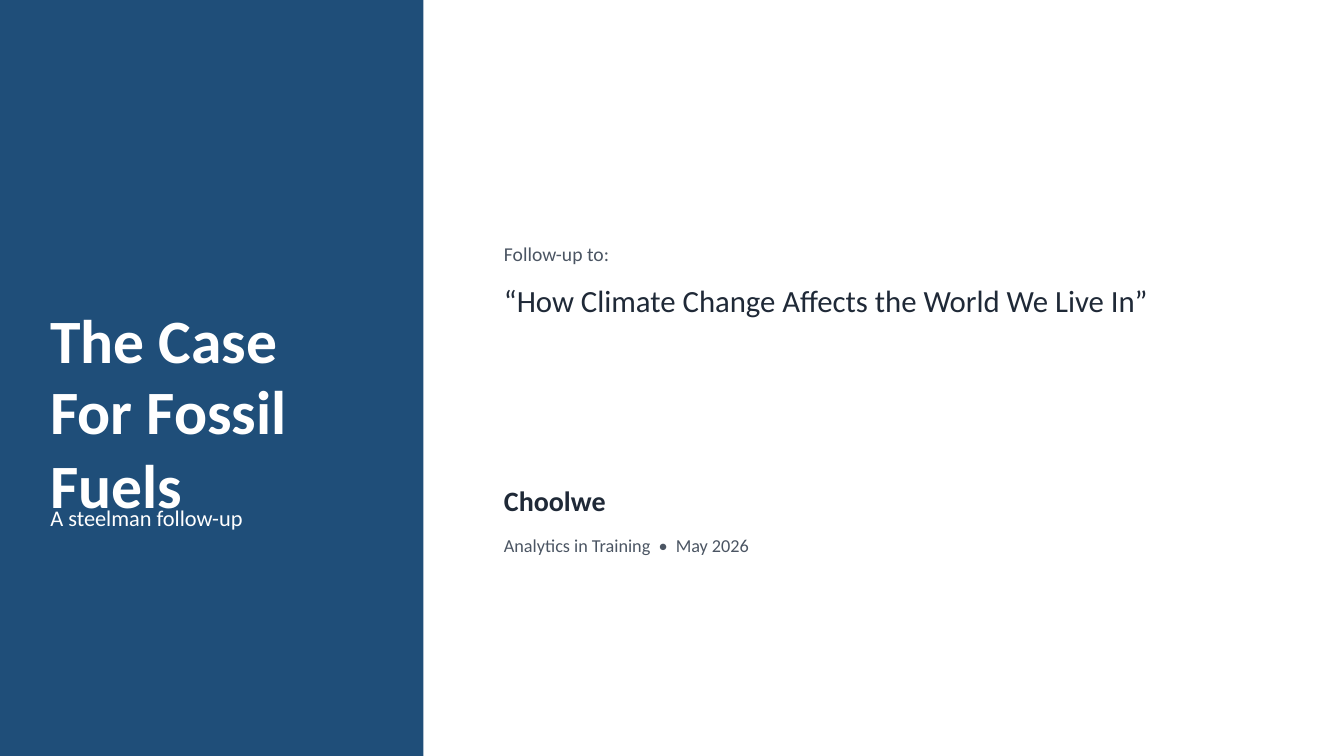
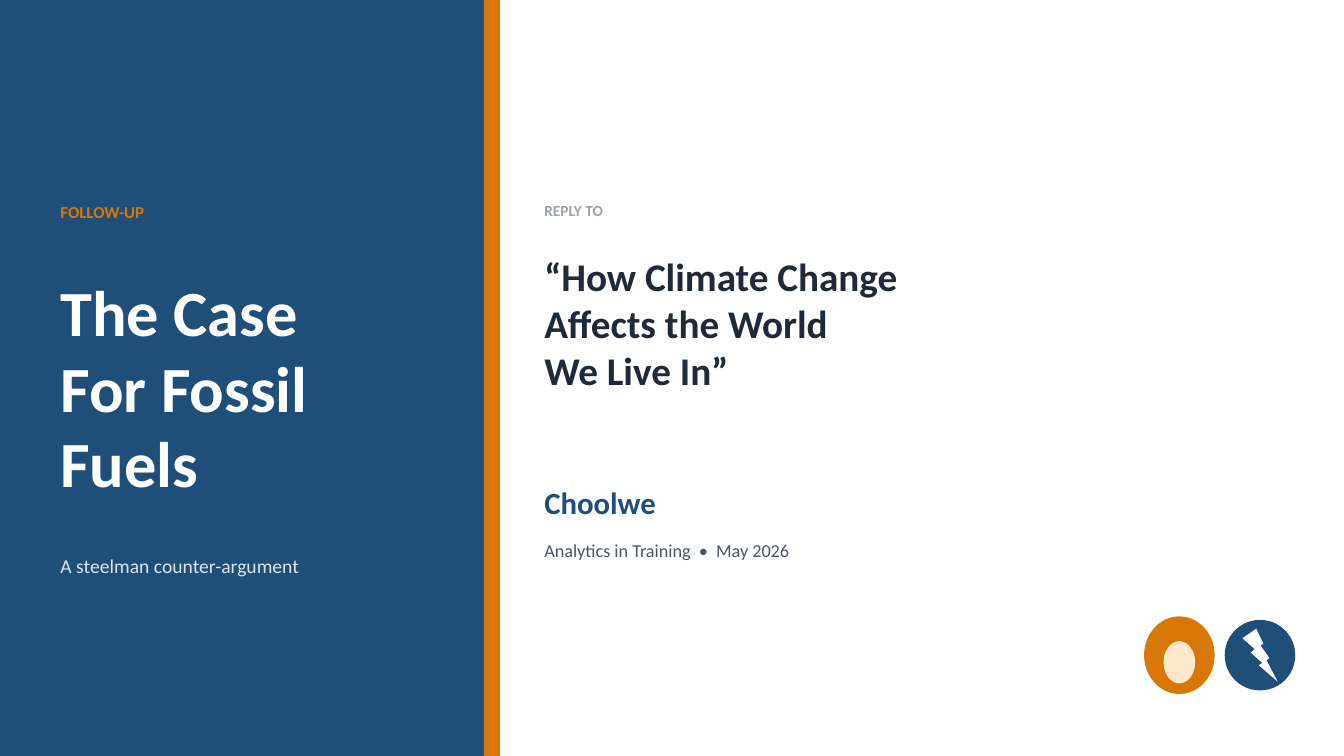
Before and after one commit to ccheelo-cmd/Fossil-fuels, a slide deck: slide 1 of deliverable/case-for-fossil-fuels.pptx. Drawn at 1344x756 pixels with LibreOffice and Linux fonts; fonts in the diff are those of the drawing. Boxes give left, top, right and bottom in pixels: in the first picture for what was removed or moved away, otherwise in the second. Text is boxed around its words. In the diff, an @@ line names an element or a change of style, - is before the commit and + after.

Commit message:
v2: richer visual design
- Two-accent palette (blue = path forward, amber = stakes) used thematically
- Replaced bar charts with isotype/waffle/donut visualisations
- Added bridge slide: energy-per-capita vs life-expectancy (Hans Rosling style)
- Moved per-slide source captions to dedicated Sources appendix slide
- Added icons, coloured cards, side-rails, soft-wash backgrounds
- Built interactive HTML version with Plotly charts and keyboard nav
- README updated with two-deliverable layout and richer slide map

```diff
--- a/deliverable/case-for-fossil-fuels.pptx
+++ b/deliverable/case-for-fossil-fuels.pptx
@@ rectangle: place and size @@
-rectangle at <box>0,0,423,756</box>
+rectangle at <box>0,0,484,756</box>
@@ rectangle added at <box>484,0,500,756</box>, fill #D97706 @@
@@ text at <box>60,207,144,218</box>: text changed; size 14 to 12 pt; text colour #4B5563 to #D97706; bold on @@
-Follow-up to:
+FOLLOW-UP
@@ text added at <box>544,206,603,216</box>, 11 pt, text #9CA3AF, bold @@
+REPLY TO
@@ text "“How Climate Change Affects the ...": place and size @@
-text "“How Climate Change Affects the ..." at <box>504,290,1148,318</box>
+text "“How Climate Change Affects the ..." at <box>544,262,897,386</box>
@@ text "“How Climate Change Affects the ..." at <box>544,262,897,386</box>: size 22 to 28 pt, bold on @@
@@ text "The Case": place and size @@
-text "The Case" at <box>50,319,277,364</box>
+text "The Case" at <box>60,290,298,337</box>
@@ text "The Case" at <box>60,290,298,337</box>: size 44 to 46 pt @@
@@ text at <box>60,366,307,413</box>: text changed; size 44 to 46 pt @@
-For Fossil Fuels
+For Fossil
@@ text added at <box>60,441,198,488</box>, 46 pt, text #FFFFFF, bold @@
+Fuels
@@ text "Choolwe": place and size @@
-text "Choolwe" at <box>504,491,606,511</box>
+text "Choolwe" at <box>544,492,656,515</box>
@@ text "Choolwe" at <box>544,492,656,515</box>: size 20 to 22 pt, text colour #1F2937 to #1F4E79 @@
@@ text "Analytics in Training • May ...": place and size @@
-text "Analytics in Training • May ..." at <box>504,539,749,555</box>
+text "Analytics in Training • May ..." at <box>544,544,789,560</box>
@@ text at <box>60,559,299,577</box>: text changed; size 16 to 14 pt; text colour #FFFFFF to #DBE5F1 @@
-A steelman follow-up
+A steelman counter-argument
@@ ellipse added at <box>1144,617,1215,695</box>, fill #D97706 @@
@@ ellipse added at <box>1225,620,1296,691</box>, fill #1F4E79 @@
@@ lightning bolt added at <box>1242,629,1277,683</box>, fill #FFFFFF @@
@@ ellipse added at <box>1164,641,1196,684</box>, fill #FDE8CC @@
```
Also in this commit, not shown: 5 other slides changed, 3 slides added, 2 slides removed, 13 other files.
